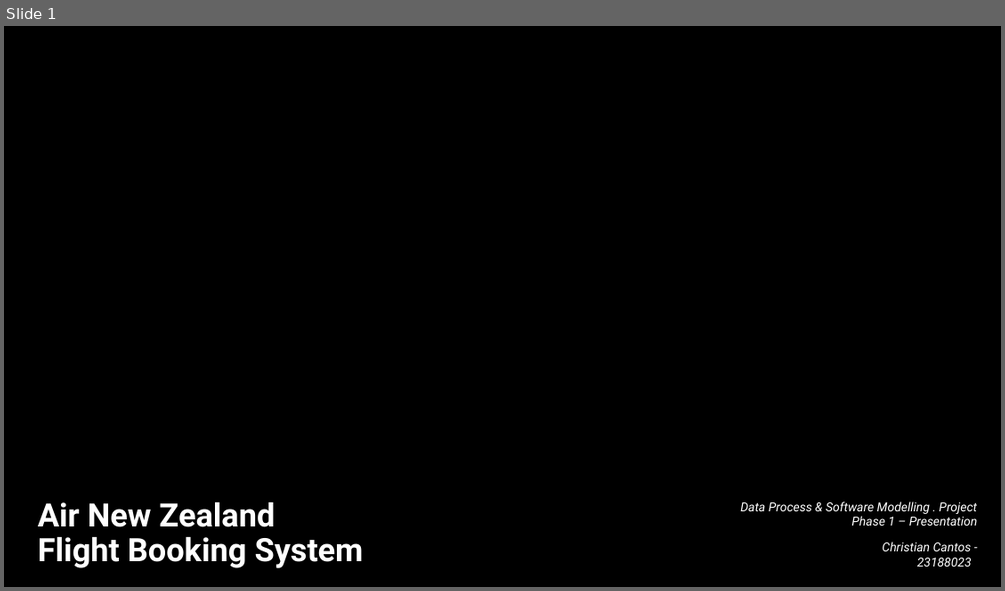
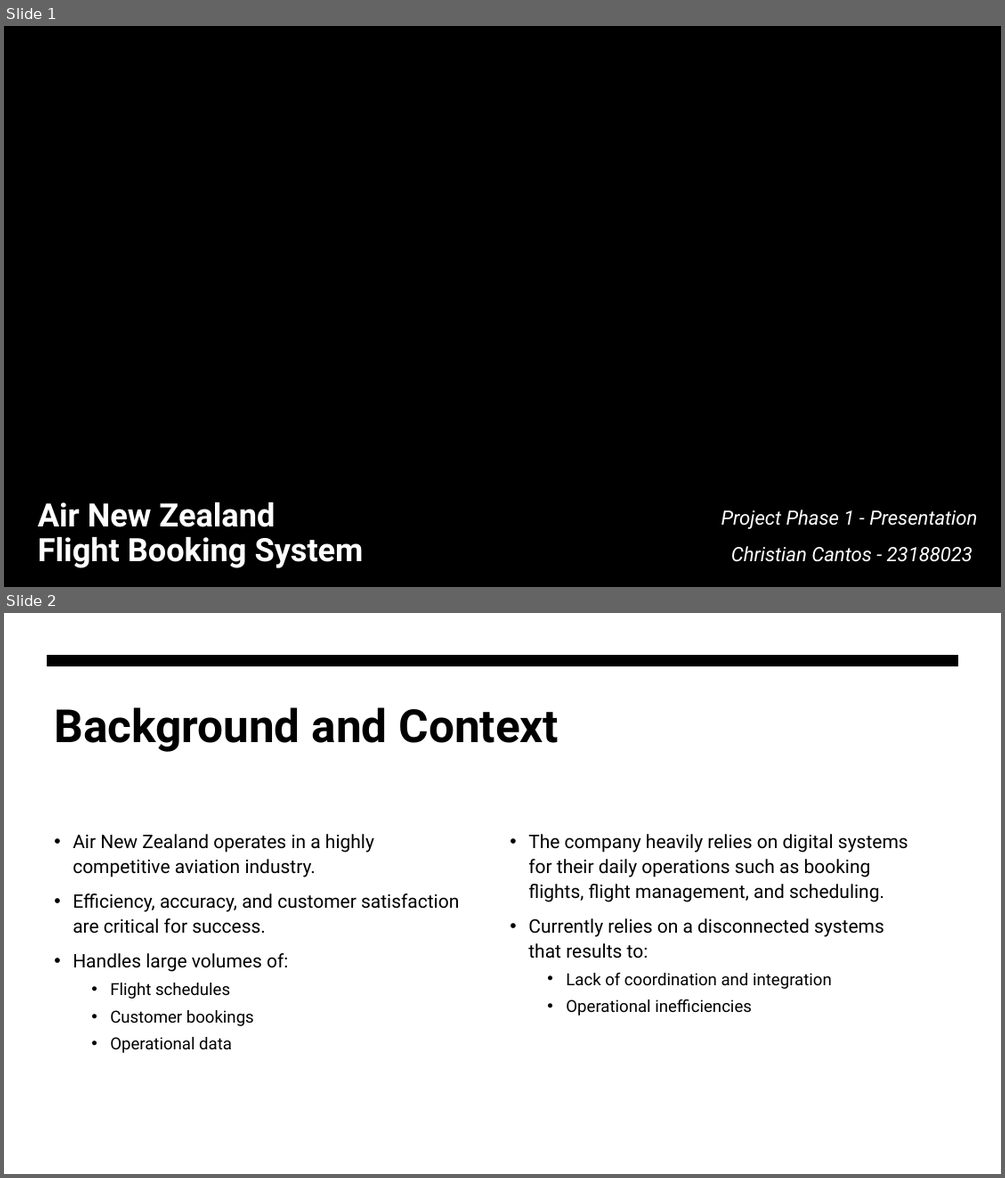
Before and after one commit to Ianieee36/ENSE706_Project, a slide deck: FBS_Presentation.pptx. Shown one above the other, each under a label of ours: slide 1 before the commit, slides 1 and 2 after it. The pictures are 1005x591 and 1005x1178 pixels, drawn with LibreOffice and Linux fonts; fonts in the diff are those of the drawing; background and template pictures are left out. Boxes give left, top, right and bottom in pixels: in the first picture for what was removed or moved away, otherwise in the second. Text is boxed around its words. In the diff, an @@ line names an element or a change of style, - is before the commit and + after.

```diff
--- a/FBS_Presentation.pptx
+++ b/FBS_Presentation.pptx
@@ slide 2 added at [4,613,1001,1174], background #FFFFFF @@
@@ freeform shape added at [47,655,959,666], fill #000000 @@
@@ title added at [54,707,558,752], 44 pt, text #000000, bold @@
+Background and Context
@@ text added at [73,834,459,1053], 18 pt, text #000000 @@
+• Air New Zealand operates in a highly competitive aviation industry.
+• Efficiency, accuracy, and customer satisfaction are critical for success.
+• Handles large volumes of:
+  • Flight schedules
+  • Customer bookings
+  • Operational data
@@ text added at [528,834,908,1015], 18 pt, text #000000 @@
+• The company heavily relies on digital systems for their daily operations such as booking flights, flight management, and scheduling.
+• Currently relies on a disconnected systems that results to:
+  • Lack of coordination and integration
+  • Operational inefficiencies
@@ slide 1 changed as well @@
@@ subtitle at [721,509,977,529]: text changed; size 12 to 19 pt @@
-Data Process & Software Modelling . Project Phase 1 – Presentation
+Project Phase 1 - Presentation
@@ subtitle at [731,546,972,562]: size 12 to 19 pt in "Christian Cantos - 23188023"; line spacing 1 to 1.1 @@
```
Also in this commit, not shown: 3 other slides changed, 2 other slides added, 5 slides removed, 1 other file.
